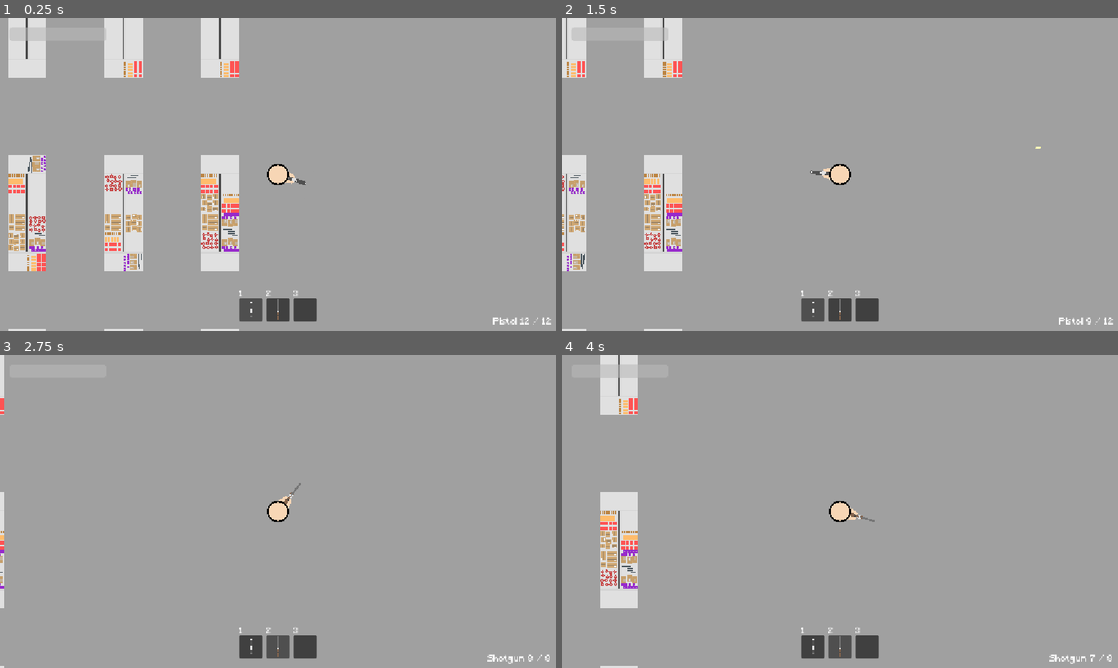
Above: before the commit, frames 1-4 (two rows, left to right).
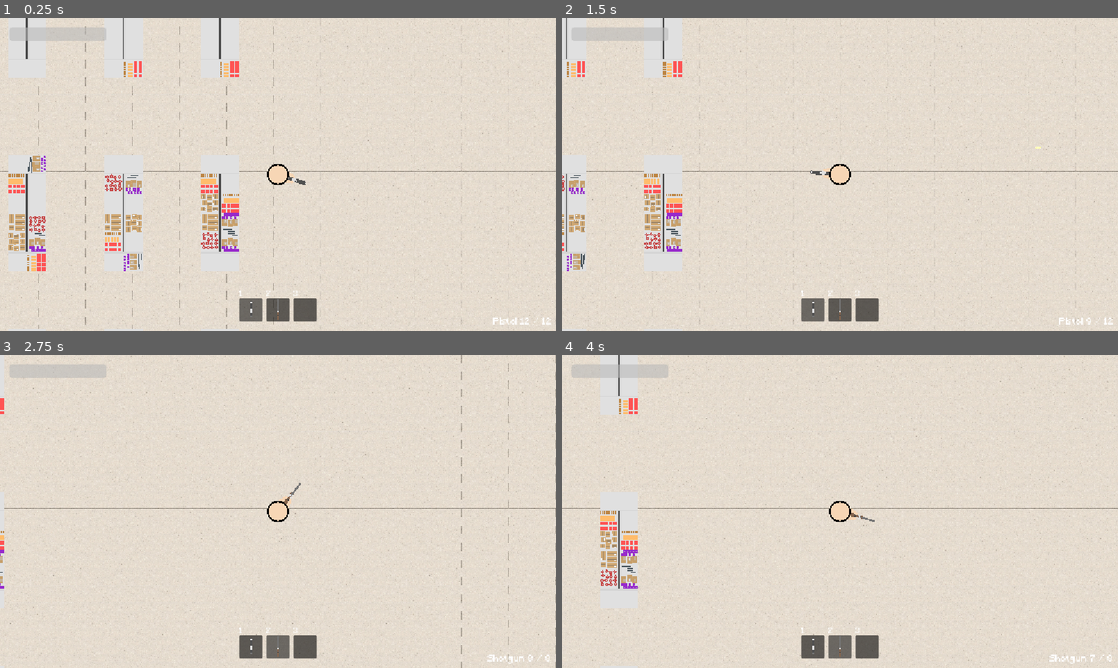
Above: after the commit, the same moments.

Repository: ArifD2286/Shamble-Chamber
Game: Godot game, scene res://game.tscn
Same seed, same stepped clock (60 frames per second), same inputs: the game is played once before the commit and once after it.
Inputs (mouse positions are in pixels of both pictures, inside the frame that each line leads up to):
- Up to frame 1 (0.25 s): no input
- Up to frame 2 (1.5 s): tap Enter at 0.5 s; move the mouse to (962, 158) at 0.52 s; press the mouse at (962, 158) at 0.53 s; hold D (right) 0.53-1.25 s; tap Space at 0.77 s; release the mouse at (962, 158) at 1.25 s; drag from (728, 190) to (1034, 143) at 1.27 s
- Up to frame 3 (2.75 s): tap Space at 2 s; move the mouse to (333, 442) at 2.02 s; hold D (right) from 2.03 s (still down); tap 2 (slot_2) at 2.1 s
- Up to frame 4 (4 s): release D (right) at 2.75 s; drag from (812, 574) to (673, 464) at 2.77 s; tap Enter at 3.5 s; move the mouse to (1006, 558) at 3.52 s; hold A (left) from 3.53 s (still down); tap Alt at 3.6 s; tap Space at 3.77 s

The runs differ from the first frame. In frame 1, 88% of the frame differs, in the area x 0-100%, y 0-100%; in frame 2, 93%; in frame 3, 99%; in frame 4, 96%.

Commit message:
Update 4.6 (minor changes)
Changes:
- Just added a test floor tile texture
- Added source links in readme

Diff:
--- a/shamble-chamber/game.tscn
+++ b/shamble-chamber/game.tscn
@@ -15,6 +15,7 @@
 [ext_resource type="FontFile" uid="uid://b5121ty6npeys" path="res://assets/Minecraft.ttf" id="5_ryrav"]
 [ext_resource type="Resource" uid="uid://dpfx6e25ljbuk" path="res://Zombies/walker.tres" id="6_hb5m1"]
 [ext_resource type="Texture2D" uid="uid://dv25chih8nwn6" path="res://assets/pistol_texture.png" id="6_mfdv2"]
+[ext_resource type="Texture2D" uid="uid://b2jc1s24a2biu" path="res://assets/floor_tile.jpg" id="7_bnpwn"]
 [ext_resource type="AudioStream" uid="uid://bgsk15vqqywxr" path="res://assets/empty_shot_sfx.mp3" id="7_eow3j"]
 [ext_resource type="AudioStream" uid="uid://bfpjcdkxfb53j" path="res://assets/gun_reload_sfx.mp3" id="7_j5wjh"]
 [ext_resource type="PackedScene" uid="uid://cgovvkfjkhlmw" path="res://zombie.tscn" id="13_lc2xo"]
@@ -113,11 +114,22 @@
 zombie_types = Array[ExtResource("3_rvswv")]([ExtResource("4_boyg6"), ExtResource("5_e36ub"), ExtResource("6_hb5m1")])
 
 [node name="ColorRect" type="ColorRect" parent="." unique_id=1516551246]
-offset_left = -853.0
-offset_top = -793.0
-offset_right = 853.0
-offset_bottom = 793.0
+offset_left = -770.0
+offset_top = -648.0
+offset_right = 771.0
+offset_bottom = 648.0
 color = Color(0.627451, 0.627451, 0.627451, 1)
+
+[node name="TextureRect" type="TextureRect" parent="." unique_id=143335336]
+self_modulate = Color(0.9372549, 0.9372549, 0.9372549, 1)
+texture_filter = 1
+offset_left = -1261.0
+offset_top = -869.0
+offset_right = 47726.535
+offset_bottom = 44306.28
+scale = Vector2(0.04721609, 0.04721609)
+texture = ExtResource("7_bnpwn")
+stretch_mode = 1
 
 [node name="CharacterBody2D" type="CharacterBody2D" parent="." unique_id=302081087]
 script = ExtResource("1_80nbo")
Binary file added: shamble-chamber/assets/floor_tile.jpg
Not shown, added: shamble-chamber/assets/floor_tile.jpg.import
